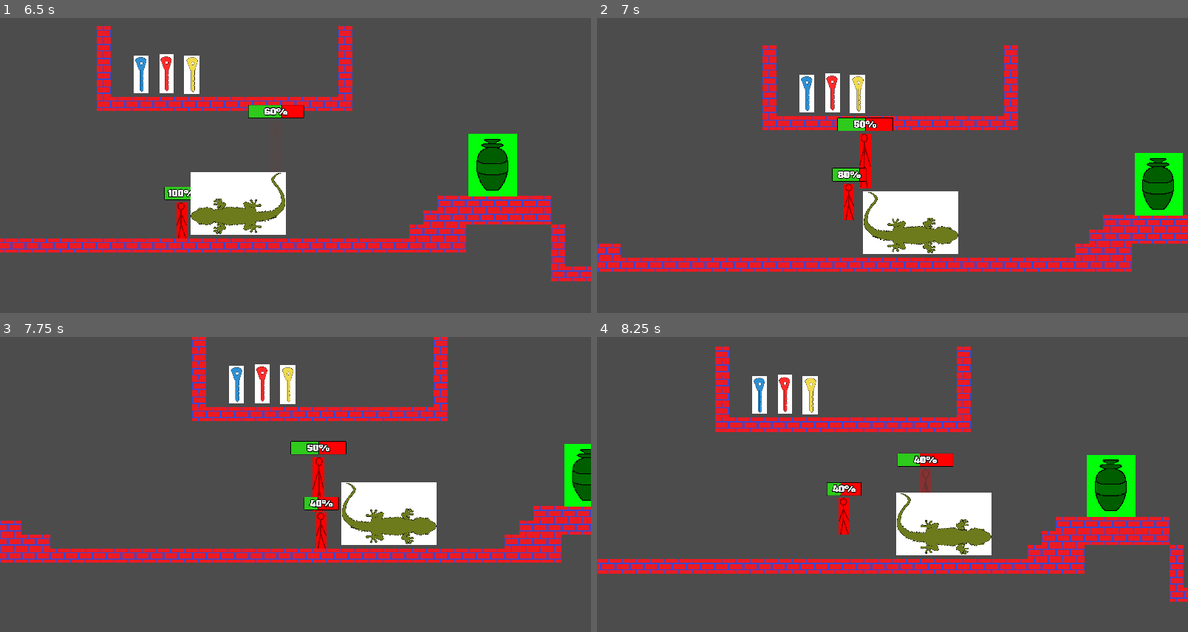
Above: before the commit, frames 1-4 (two rows, left to right).
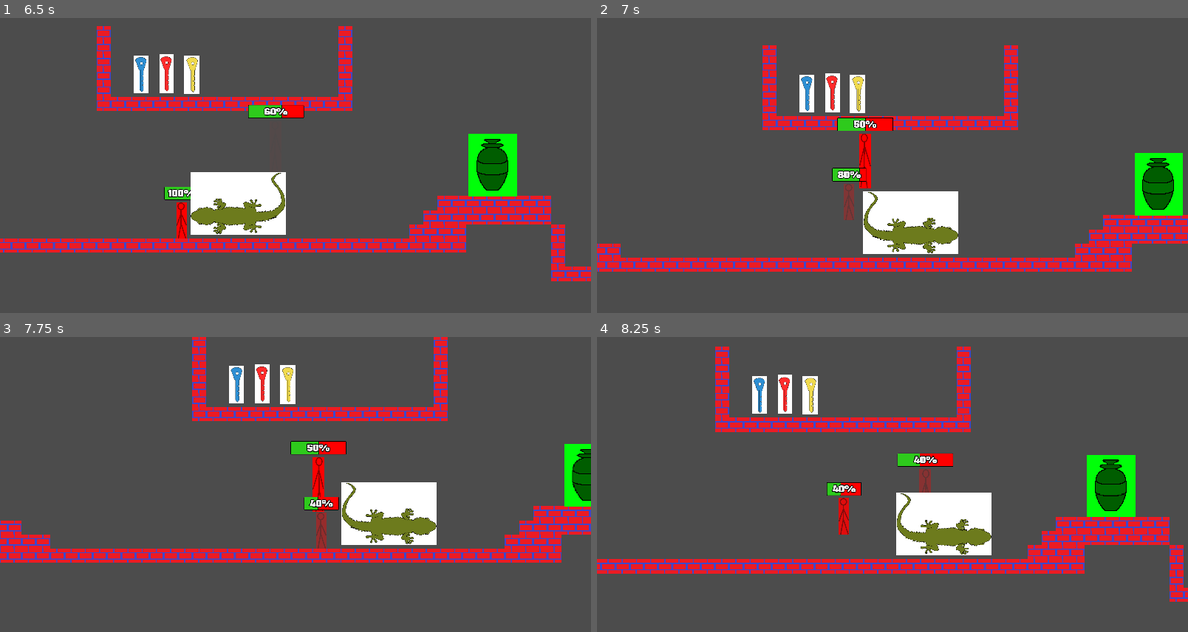
Above: after the commit, the same moments.

Repository: EyeBallTank/PROJECT-NORTUBEL-main-ish
Game: Godot game, scene res://src/levels/LevelTemplate3.tscn
Same seed, same stepped clock (60 frames per second), same inputs: the game is played once before the commit and once after it. This scene is started directly instead of the project's main scene.
Inputs:
- Up to frame 1 (6.5 s): hold F (followme) 0.53-1.28 s; hold Right (right) 0.53-2.03 s; tap Up (jumpup) at 0.77, 1.52, 3.02, 3.77, 4.52, 6.02 s; tap S (standstill) every 1.5 s from 1.35 to 5.85 s; hold Left (left) 2.03-2.78 s; hold F (followme) 2.03-2.78 s; hold Right (right) 2.78-4.28 s; hold F (followme) 3.53-4.28 s; hold Left (left) 4.28-5.03 s; hold Right (right) 5.03-5.78 s; hold F (followme) 5.03-5.78 s; hold Left (left) from 5.78 s (still down)
- Up to frame 2 (7 s): keep holding Left (left); hold F (followme) from 6.53 s (still down); tap Up (jumpup) at 6.77 s
- Up to frame 3 (7.75 s): release Left (left) at 7.28 s; release F (followme) at 7.28 s; hold Right (right) from 7.28 s (still down); tap S (standstill) at 7.35 s; tap Up (jumpup) at 7.52 s
- Up to frame 4 (8.25 s): keep holding Right (right); hold F (followme) from 8.03 s (still down)

Frame 1 is identical in both runs. In frame 2, 0.2% of the frame differs, in the area x 41-44%, y 56-69%; in frame 3, 0.2%; in frame 4, 0.2%.

Commit message:
companion has hurt animation too

Diff:
--- a/src/play_actors/CompanionCopy.gd
+++ b/src/play_actors/CompanionCopy.gd
@@ -60,6 +60,7 @@
 		var collision = get_slide_collision(index)
 		if collision.collider.is_in_group("enemies"):
 			health -= 10
+			$AnimationPlayer.play("companionhurt")
 
 	match state:
 		FOLLOWME:
--- a/src/play_actors/CompanionCopy.tscn
+++ b/src/play_actors/CompanionCopy.tscn
@@ -6,6 +6,37 @@
 
 [sub_resource type="RectangleShape2D" id=1]
 extents = Vector2( 23, 81 )
+
+[sub_resource type="Animation" id=2]
+length = 0.001
+tracks/0/type = "value"
+tracks/0/path = NodePath("Sprite:modulate")
+tracks/0/interp = 1
+tracks/0/loop_wrap = true
+tracks/0/imported = false
+tracks/0/enabled = true
+tracks/0/keys = {
+"times": PoolRealArray( 0 ),
+"transitions": PoolRealArray( 1 ),
+"update": 0,
+"values": [ Color( 1, 0, 0, 1 ) ]
+}
+
+[sub_resource type="Animation" id=3]
+resource_name = "companionhurt"
+length = 1.6
+tracks/0/type = "value"
+tracks/0/path = NodePath("Sprite:modulate")
+tracks/0/interp = 1
+tracks/0/loop_wrap = true
+tracks/0/imported = false
+tracks/0/enabled = true
+tracks/0/keys = {
+"times": PoolRealArray( 0, 0.4, 0.8, 1.2, 1.6 ),
+"transitions": PoolRealArray( 1, 1, 1, 1, 1 ),
+"update": 0,
+"values": [ Color( 1, 0, 0, 1 ), Color( 1, 0, 0, 0 ), Color( 1, 0, 0, 1 ), Color( 1, 0, 0, 0 ), Color( 1, 0, 0, 1 ) ]
+}
 
 [node name="Companion" type="KinematicBody2D" groups=["protagonists"]]
 collision_layer = 2
@@ -26,3 +57,7 @@
 margin_top = -235.0
 margin_right = 78.0
 margin_bottom = -175.0
+
+[node name="AnimationPlayer" type="AnimationPlayer" parent="."]
+anims/RESET = SubResource( 2 )
+anims/companionhurt = SubResource( 3 )
Not shown: 1 places in src/play_actors/CompanionCopy.tscn that only renumber resources
